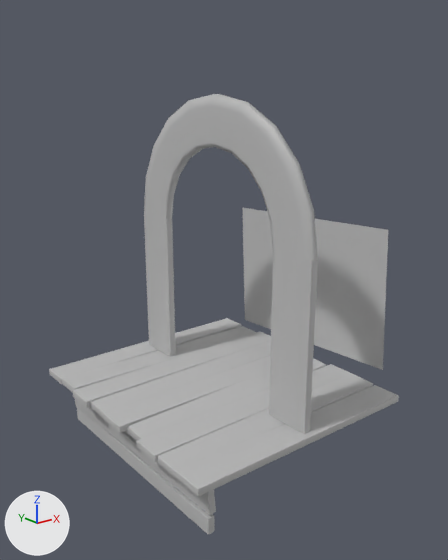
The FBX model FunGame/Assets/Assets/EnvironmentAssets/BackGrounds/Wiosna/Stage/WiosnaStage.fbx: old version first, new version second.
The view is the same before and after, from a camera (50 mm lens) standing at (-0.12, -0.1534, 0.1134) and looking at (0.0001, -0.0034, 0.0534). Lighting does not change. The marker at lower left points along +X, +Y and +Z. Where no turn or scale is listed for an object, it has been applied to the vertices.

The first picture shows 'WiosStageArc', 'WiosStageBG', 'WiosStagePlank', 'WiosStagePlank1', 'WiosStagePlank11', 'WiosStagePlank2', 'WiosStagePlank3', 'WiosStagePlank4', 'WiosStagePlank5', 'WiosStagePlank6', 'WiosStagePlank7', 'WiosStagePlank8'.
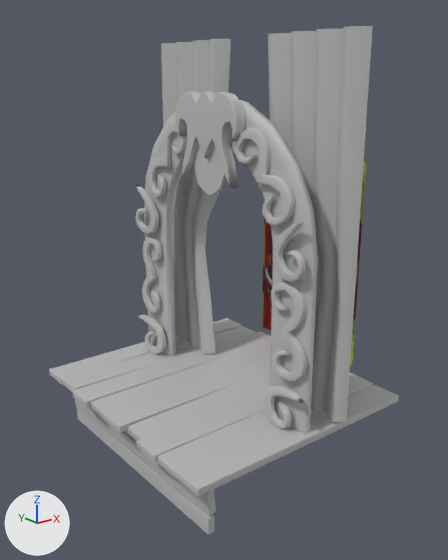
Pixel boxes (x1, y1, x2, y2) of what changed, in the pictures (448 x 560 px):
'WiosStageCurtains', added
    after: (161, 26, 373, 422)
'WiosStageBG', recoloured, moved, turned (grey to red)
    before: (242, 208, 388, 370)
    after: (262, 162, 366, 366)
'pPlane8', added
    after: (135, 122, 307, 430)
'WiosStageFace', added
    after: (175, 91, 245, 196)

Diff of the bpy script that builds the scene:
```diff
--- a/FunGame/Assets/Assets/EnvironmentAssets/BackGrounds/Wiosna/Stage/WiosnaStage.fbx.py
+++ b/FunGame/Assets/Assets/EnvironmentAssets/BackGrounds/Wiosna/Stage/WiosnaStage.fbx.py
@@ img_wiosnabgpic_png @@
+img_wiosnabgpic_png = load_image('WiosnaBGPic.png', 'WiosnaBGPic.png', 796, 1024, 'sRGB')
@@ mat_lambert2 @@
+mat_lambert2 = principled_material('lambert2')
+mat_lambert2.texture = img_wiosnabgpic_png
@@ me_mesh_001 @@
 me_mesh_001.from_pydata(...)  # 4 vertices, 1 face; spans x -0.5..0.5, y 0.0, z -0.5..0.5
-me_mesh_001.materials.append(mat_lambert1)  # grey #bcbcbc
+me_mesh_001.materials.append(mat_lambert2)  # picture img_wiosnabgpic_png
@@ me_mesh_016 @@
+me_mesh_016.from_pydata(...)  # 876 vertices, 728 faces; spans x -0.0019..0.0019, y -0.0101..0.0793, z -0.0421..0.0444
+me_mesh_016.materials.append(mat_lambert1)  # grey #bcbcbc
@@ me_mesh_015 @@
+me_mesh_015.from_pydata(...)  # 182 vertices, 144 faces; spans x -0.0019..0.0019, y -0.0188..0.0744, z -0.0554..0.0554
+me_mesh_015.materials.append(mat_lambert1)  # grey #bcbcbc
@@ me_mesh_014 @@
+me_mesh_014.from_pydata(...)  # 190 vertices, 216 faces; spans x -0.0033..0.0, y -0.0152..0.0152, z -0.0152..0.0159
+me_mesh_014.materials.append(mat_lambert1)  # grey #bcbcbc
@@ ob_wiosstagebg @@
 ob_wiosstagebg.parent = ob_wiosstage
-ob_wiosstagebg.location = (4.198, 4.385, 0.0)
-ob_wiosstagebg.rotation_euler = (0.0, 0.0478, 1.571)  # degrees (0, 2.7, 90)
+ob_wiosstagebg.location = (4.198, 5.415, 0.00267)
+ob_wiosstagebg.rotation_euler = (-0.0000345, -1.573, 1.571)  # degrees (0, -90, 90)
 ob_wiosstagebg.scale = (4.81, 7.19, 7.19)
@@ ob_pplane8 @@
+ob_pplane8 = bpy.data.objects.new('pPlane8', me_mesh_016)
+ob_pplane8.location = (-0.0033, -0.0346, 0.0577)
@@ ob_wiosstagecurtains @@
+ob_wiosstagecurtains = bpy.data.objects.new('WiosStageCurtains', me_mesh_015)
+ob_wiosstagecurtains.location = (0.0109, -0.0278, 0.0721)
@@ ob_wiosstageface @@
+ob_wiosstageface = bpy.data.objects.new('WiosStageFace', me_mesh_014)
+ob_wiosstageface.location = (-0.0018, 0.0, 0.0959)
```
